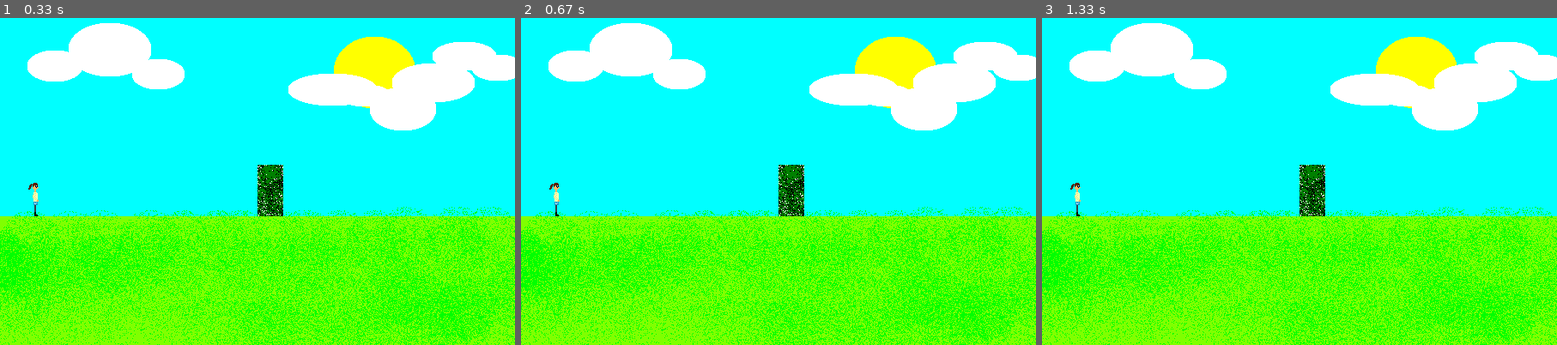
Above: before the commit, frames 1-3 (left to right).
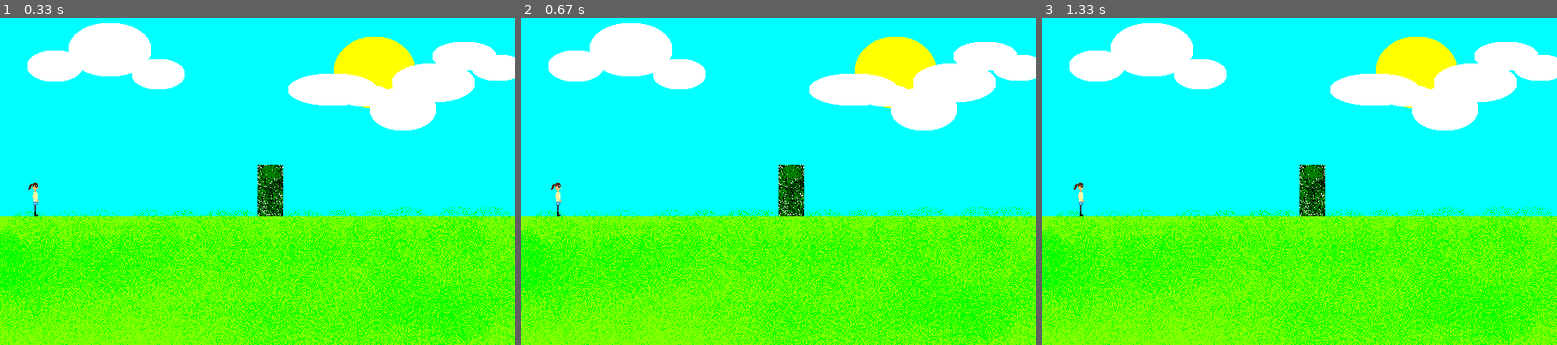
Above: after the commit, the same moments.

Repository: nagellack/SarahGame
Game: pygame game, started from Project/main.py
Same seed, same stepped clock (60 frames per second), same inputs: the game is played once before the commit and once after it. The source is Python 2; it was converted automatically to run under Python 3.
Inputs:
- Up to frame 1 (0.33 s): no input
- Up to frame 2 (0.67 s): hold Right from 0.33 s (still down)
- Up to frame 3 (1.33 s): release Right at 0.8 s; hold Right 0.83-1.3 s

Frame 1 is identical in both runs. In frame 2, less than 0.1% of the frame differs, in the area x 5-8%, y 50-61%; in frame 3, 0.1%, in the area x 5-9%, y 50-61%.

Commit message:
gehen
Sarah kann gehen

Diff:
--- a/Project/Charactor.py
+++ b/Project/Charactor.py
@@ -2,6 +2,7 @@
     def __init__(self):
         self.name = "Sarah"
         self.x = 30
+        self.absoultex = self.x
         self.y = 210
         self.steplength = 2
         self.jumpheight = 2
@@ -9,7 +10,11 @@
         self.image = 'Sarah.png'
 
 
-    def move(self,direction,sectors):
+    def move(self,direction,sector):
         #check if with steplength 2 and jumheight 2 you can make a move in direction
         # return 1 if can move 0 otherwise
+        if direction == "Right":
+            self.x += self.steplength
+        if direction == "Left":
+            self.x -= self.steplength
         return 1
--- a/Project/Game.py
+++ b/Project/Game.py
@@ -18,16 +18,18 @@
         # daraufhin muss die gui anfangen die Welt zu erstellen
 
     def getCurrentSectors(self):
-        pass
+         return self.mappe.getcurrentsector(self.charactor.x)
         # hier bekommt man von map die aktuellen sectoren
         # damit kann man die hintergrundbilder + die positionen der obstacles bekommen
 
     def processMoveRequest(self,direction):
         # anfragen ob es moeglich ist ein schritt weiter nach oben hinten oder hoch zu gehen
-        sectors = self.getCurrentSectors()
-        if self.charactor.move(direction,sectors):
+        currentS = self.getCurrentSectors()
+        if self.charactor.move(direction,currentS):
             self.evManager.post("MoveEvent")
 
     def Notify(self, event):
         if event == "LeftRequest":
-            self.processMoveRequest('left')
+            self.processMoveRequest('Left')
+        elif event == "RightRequest":
+            self.processMoveRequest('Right')
--- a/Project/KeyboardController.py
+++ b/Project/KeyboardController.py
@@ -19,6 +19,8 @@
                     ev = QuitEvent()
                 elif event.type == KEYDOWN and event.key == K_ESCAPE:
                     ev = QuitEvent()
+                elif event.type == KEYDOWN and event.key == K_RIGHT:
+                        ev = "RightRequest"
 
         if ev:
             self.evManager.post( ev )
--- a/Project/Map.py
+++ b/Project/Map.py
@@ -10,3 +10,6 @@
             numberofObstacles=1 #sollte random nummer 0-3 sein
             sector = Sector.Sector(sectorid,numberofObstacles)
             self.sectors.append(sector)
+
+    def getcurrentsector(self,xvalue):
+        return self.sectors[int(xvalue/600)]
--- a/Project/PygameView.py
+++ b/Project/PygameView.py
@@ -6,24 +6,24 @@
         self.evManager.registerListener( self )
         self.game = game
         pygame.init()
-        screen = pygame.display.set_mode((600,400))
+        self.screen = pygame.display.set_mode((600,400))
 
-        sector1 = self.game.mappe.sectors[0]
-        screen.blit(pygame.image.load(sector1.image),[0,0,600,400])
+        self.sector = self.game.mappe.sectors[0]
+        self.screen.blit(pygame.image.load(self.sector.image),[0,0,600,400])
 
-        character = self.game.charactor
-        charimage = pygame.image.load(character.image)
-        charrect = charimage.get_rect()
-        charrect.topleft = (character.x,character.y)
-        screen.blit(charimage,charrect)
+        self.character = self.game.charactor
+        self.charimage = pygame.image.load(self.character.image)
+        self.charrect = self.charimage.get_rect()
+        self.charrect.topleft = (self.character.x,self.character.y)
+        self.screen.blit(self.charimage,self.charrect)
 
-        obstacles = sector1.obstacles
+        obstacles = self.sector.obstacles
         for obst in obstacles:
             obstimage = pygame.image.load(obst.image)
             obstrect = obstimage.get_rect()
             obstrect.topleft = (obst.x,obst.y)
 
-            screen.blit(obstimage, obstrect)
+            self.screen.blit(obstimage, obstrect)
 
 
         pygame.display.flip()
@@ -31,4 +31,15 @@
 
     def Notify(self, event):
         if event == 'MoveEvent':
-            print 'im mooving mooving'
+            self.charrect.topleft = (self.character.x,self.character.y)
+            self.screen.blit(pygame.image.load(self.sector.image),[0,0,600,400])
+            self.screen.blit(self.charimage,self.charrect)
+            obstacles = self.sector.obstacles
+            for obst in obstacles:
+                obstimage = pygame.image.load(obst.image)
+                obstrect = obstimage.get_rect()
+                obstrect.topleft = (obst.x,obst.y)
+
+                self.screen.blit(obstimage, obstrect)
+            pygame.display.flip()
+            pygame.display.update()
